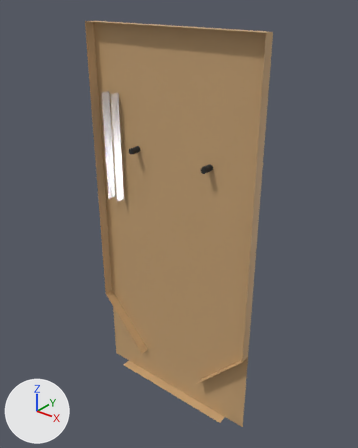
Renders of the glTF model crates/pin_sim/tests/fixtures/replay_table/playfield.glb from each side of a commit.
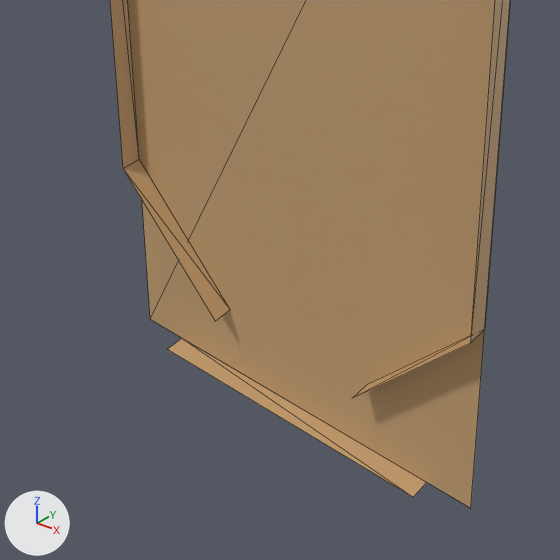
Each version is shown whole from a 50 mm lens placed at (1.018, -0.925, 1.155), pointed at (0.266, 0.016, 0.572), then close up on the part from 16% to 78% of the width and 51% to 100% of the height. The lights are fixed; the arrows at lower left show +X, +Y and +Z. The first two pictures are the older version. The close-ups show mesh edges as thin lines. Vertices at exactly the same position are counted once.

Objects in the first close-up: 'floor', 'walls[0]', 'walls[1]'.
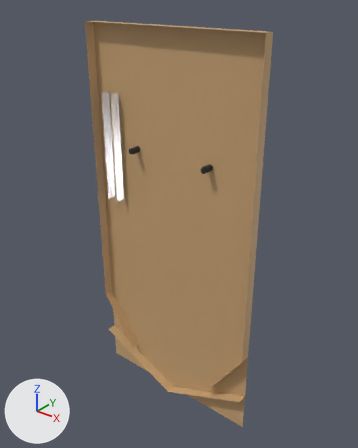
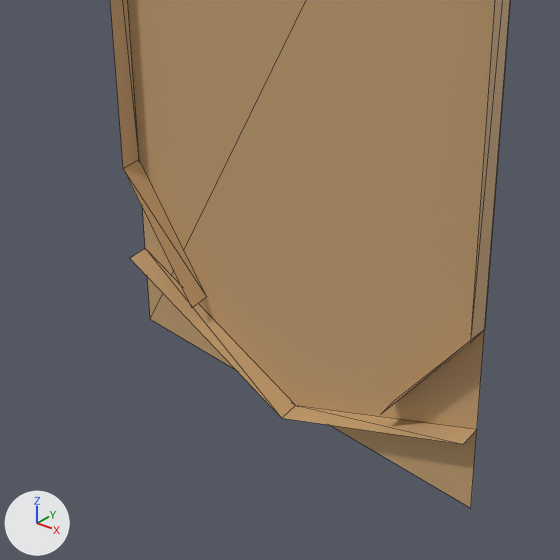
Location of each change, [x1, y1, x2, y2] in pixels of the close-ups (560 x 560 px; the box of a moved part takes in the faces that stretch with it):
'walls[0]', reshaped
    before: [110, 0, 510, 399]
    after: [110, 0, 510, 414]
'walls[1]', reshaped (34% wider, 23% taller)
    before: [168, 338, 427, 497]
    after: [130, 248, 477, 444]
part 1 of me_walls_0, moved or reshaped
    before: [123, 159, 230, 321]
    after: [123, 159, 207, 308]
part 2 of me_walls_0, moved or reshaped
    before: [352, 336, 471, 399]
    after: [381, 340, 471, 414]
part 3 of me_walls_1, deleted
    before: [168, 338, 427, 497]
part 4 of me_walls_1, added
    after: [130, 248, 477, 444]

The edits, one by one:
me_walls_0 has 12 vertices, 10 faces and spans x 0.0..0.514, y -0.028..0.0, z 0.095..1.07.
me_walls_0 is used by ob_walls_0; location (0.0, 0.0, 0.0).
Part 1, on me_walls_0:
Vertex 0 of me_walls_0 moves from (0.15, 0.0, 0.095) at pixel (230, 309) to (0.11, 0.0, 0.095) at pixel (206, 296).
Vertex 3 of me_walls_0 moves from (0.15, -0.028, 0.095) at pixel (215, 321) to (0.11, -0.028, 0.095) at pixel (191, 308).
Part 2, on me_walls_0:
Vertex 10 of me_walls_0 moves from (0.364, 0.0, 0.095) at pixel (366, 385) to (0.404, 0.0, 0.095) at pixel (394, 400).
Vertex 11 of me_walls_0 moves from (0.364, -0.028, 0.095) at pixel (351, 398) to (0.404, -0.028, 0.095) at pixel (380, 414).
me_walls_1 is used by ob_walls_1; location (0.0, 0.0, 0.0).
Verts and faces of me_walls_1; kept vertices keep their numbers, new ones are numbered from 4.
Before the commit, vertices of me_walls_1: 0 (0.06, 0.0, 0.0) at pixel (181, 338), 1 (0.454, 0.0, 0.0) at pixel (426, 482), 2 (0.454, -0.028, 0.0) at pixel (413, 497), 3 (0.06, -0.028, 0.0) at pixel (167, 349).
me_walls_1 had 4 vertices, 2 faces and spanned x 0.06..0.454, y -0.028..0.0, z 0.0.
me_walls_1 now has 6 vertices, 4 faces and spans x 0.0..0.514, y -0.028..0.0, z 0.0..0.12.
Part 3, on me_walls_1:
Vertices deleted: 0 to 3 (with the faces that use them).
Part 4, on me_walls_1:
New vertex 4 is at (0.257, -0.028, 0.0), pixel (281, 418).
New vertex 5 is at (0.0, -0.028, 0.12), pixel (129, 258).
New vertex 6 is at (0.514, -0.028, 0.12), pixel (463, 444).
New vertices 7, 8, 9 stand at vertices 4, 5, 6, in that order, plus (0.0, 0.028, 0.0).
New faces: (4, 8, 7), (4, 5, 8), (6, 7, 9), (4, 7, 6).
